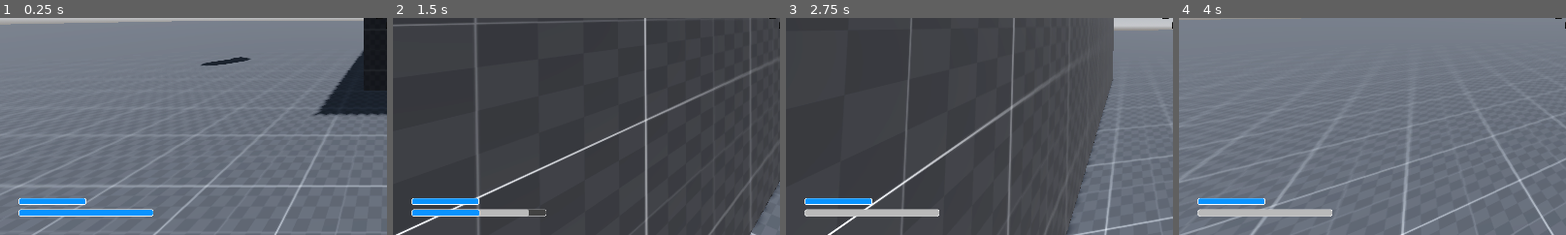
Above: before the commit, frames 1-4 (left to right).
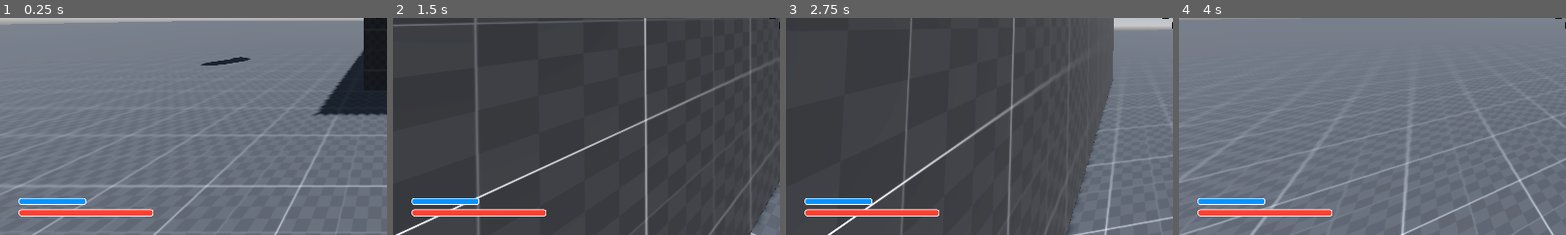
Above: after the commit, the same moments.

Repository: h-valot/Godot_BoomerShooter
Game: Godot game, scene res://Assets/Scenes/S_MovementTest.tscn
Same seed, same stepped clock (60 frames per second), same inputs: the game is played once before the commit and once after it.
Inputs (mouse positions are % of the whole screen's width and height, from its top left):
- Up to frame 1 (0.25 s): no input
- Up to frame 2 (1.5 s): tap Enter at 0.5 s; move the mouse to (55, 50) at 0.52 s; hold W (Forward) from 0.53 s (still down); tap Space (Jump) at 0.6, 0.77, 1.07 s; move the mouse to (45, 50) at 1.27 s; click (45, 50) at 1.35 s
- Up to frame 3 (2.75 s): keep holding W (Forward); tap Space (Jump) at 1.52, 1.55, 1.82, 2.3 s; move the mouse to (52, 48) at 2.02 s; tap Shift (Sprint) at 2.1 s
- Up to frame 4 (4 s): keep holding W (Forward); move the mouse to (49, 52) at 2.77 s; tap Space (Jump) at 2.85, 3.02, 3.32, 3.77, 3.8 s; move the mouse to (57, 51) at 3.52 s; click (57, 51) at 3.6 s
The pictures show only the part of the screen within x 0-50%, y 50-100%; the shares and areas given below are measured in that part.

The runs differ from the first frame. In frame 1, 1.0% of the frame differs, in the area x 4-40%, y 83-92%; in frame 2, 1.2%; in frame 3, 1.3%; in frame 4, 1.2%.

Commit message:
Polish animated progress bar

Diff:
--- a/Assets/Scripts/Components/GD_AnimatedProgressBar.gd
+++ b/Assets/Scripts/Components/GD_AnimatedProgressBar.gd
@@ -6,14 +6,12 @@
 @export_color_no_alpha var _under_color : Color
 @export_color_no_alpha var _background_color : Color
 @export_color_no_alpha var _border_color : Color
+@export var _corner_radius : float = 3
+@export var _corner_width : float = 1
 
 @export_group("Internal references")
 @export var _upper_progress_bar : ProgressBar
 @export var _under_progress_bar : ProgressBar
-
-var _sbf_upper_fill : StyleBoxFlat
-var _sbf_under_fill : StyleBoxFlat
-var _sbf_under_background : StyleBoxFlat
 
 var value : set = update_value
 var direction : float
@@ -21,29 +19,36 @@
 
 func initalize():
 
-	_sbf_upper_fill = _upper_progress_bar.get_theme_stylebox("fill")
-	_sbf_upper_fill.bg_color = _upper_color
-	_sbf_upper_fill.border_color = _border_color
+	_upper_progress_bar.add_theme_stylebox_override("fill", _create_new_sbf(_corner_radius, _corner_width, _upper_color, _border_color))
+	_under_progress_bar.add_theme_stylebox_override("fill", _create_new_sbf(_corner_radius, _corner_width, _under_color, _border_color))
+	_under_progress_bar.add_theme_stylebox_override("background", _create_new_sbf(_corner_radius, _corner_width, _background_color, _border_color))
 
-	_sbf_under_fill = _under_progress_bar.get_theme_stylebox("fill")
-	_sbf_under_fill.bg_color = _under_color
-	_sbf_under_fill.border_color = _border_color
 
-	_sbf_under_background = _under_progress_bar.get_theme_stylebox("background")
-	_sbf_under_background.bg_color = _background_color
-	_sbf_under_background.border_color = _border_color
+func _create_new_sbf(corner_radius, corner_width, bg_color, border_color):
+	var sbf = StyleBoxFlat.new()
+	sbf.corner_radius_bottom_left = corner_radius
+	sbf.corner_radius_bottom_right = corner_radius
+	sbf.corner_radius_top_left = corner_radius
+	sbf.corner_radius_top_right = corner_radius
+	sbf.border_width_bottom = corner_width
+	sbf.border_width_left = corner_width
+	sbf.border_width_right = corner_width
+	sbf.border_width_top = corner_width
+	sbf.bg_color = bg_color
+	sbf.border_color = border_color
+	return sbf
 
 
 func update_value(new_value):
 
-	direction = 1
-	if (new_value > 0):
+	_upper_progress_bar.value = new_value
 
-		direction = -1
+	if (_under_progress_bar.value < new_value):
 
-	_upper_progress_bar.value = new_value
+		_under_progress_bar.value = new_value
+		return
 
 	while (_under_progress_bar.value != _upper_progress_bar.value):
 
-		_under_progress_bar.value += 0.01 * direction
-		await get_tree().create_timer(0.1).timeout
+		_under_progress_bar.value -= 0.01
+		await get_tree().create_timer(0.05).timeout
--- a/Assets/Scripts/Player/GD_Player.gd
+++ b/Assets/Scripts/Player/GD_Player.gd
@@ -90,7 +90,6 @@
 	if Input.is_action_just_pressed("Jump") and is_on_floor():
 
 		velocity.y = player_config.jump_force
-		_health_component.update_current_health(-50)
 
 
 
